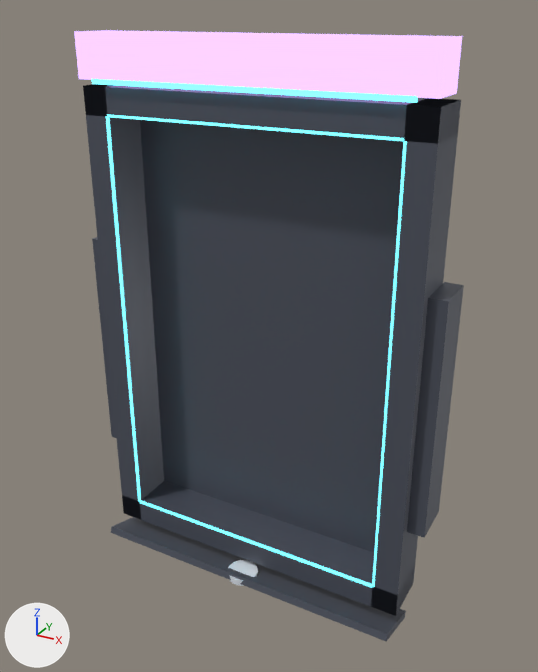
Before and after pictures for a commit that changed the glTF model web/public/models/stack_frame.glb.
The view is the same before and after, from a camera (50 mm lens) standing at (6.94, -12.14, 6.42) and looking at (0.27, 0.0, 0.35). Lighting does not change. The marker at lower left points along +X, +Y and +Z. The picture after the commit comes second. Where no turn or scale is listed for an object, it has been applied to the vertices. Vertices at exactly the same position are counted once.

Objects in the first picture: 'BackWall', 'Deck', 'LipLeft', 'LipRight', 'LipTop', 'Marquee', 'MarqueeBar', 'RailBottom', 'RailLeft', 'RailRight', 'RailTop', 'Skirt-1', 'Skirt1' and 2 more.
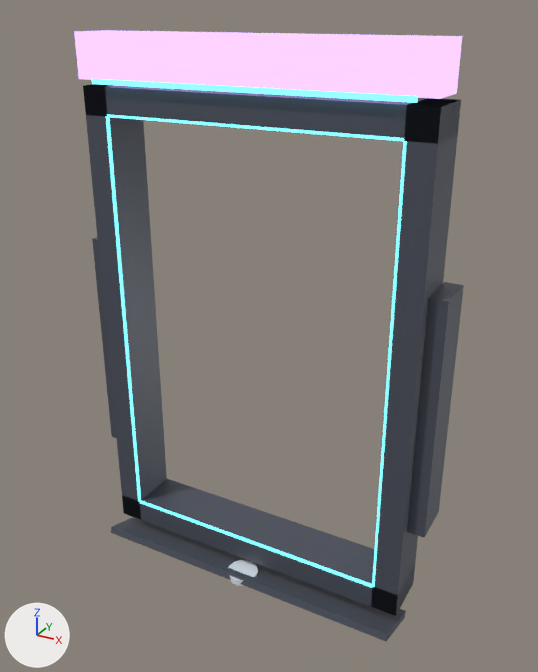
Where the change shows, as pixel boxes [x1, y1, x2, y2] in the pictures (538 x 672 px; the box of a moved part takes in the faces that stretch with it):
'BackWall', deleted: before [140, 120, 404, 552]
part 1 of me_cube_005, moved or reshaped: before [140, 120, 404, 552]; after [125, 117, 404, 141]

The change, as a diff of the scene's bpy script:
```diff
--- a/web/public/models/stack_frame.glb.py
+++ b/web/public/models/stack_frame.glb.py
@@ me_cube_005 @@
-me_cube_005.from_pydata(...)  # 8 vertices, 12 faces; spans x -3.0..3.0, y -0.05..0.05, z -4.5..4.5
-me_cube_005.materials.append(mat_shell)  # greyish blue #525763
+me_cube_005.from_pydata(...)  # 8 vertices, 12 faces; spans x -0.5..0.5, y -0.5..0.5, z -0.5..0.5
+# me_cube_005 part 1: the whole mesh is scaled about its middle by (0.167, 10, 0.111)
+me_cube_005.materials.append(mat_cyanglow)  # black #000000, glowing cyan #65f1ff
@@ me_cube_009 @@
 me_cube_009.from_pydata(...)  # 8 vertices, 12 faces; spans x -0.5..0.5, y -0.5..0.5, z -0.5..0.5
-me_cube_009.materials.append(mat_cyanglow)  # black #000000, glowing cyan #65f1ff
+me_cube_009.materials.append(mat_violetglow)  # black #000000, glowing purple #c7a5ff
@@ me_cube_011 @@
 me_cube_011.from_pydata(...)  # 8 vertices, 12 faces; spans x -0.5..0.5, y -0.5..0.5, z -0.5..0.5
-me_cube_011.materials.append(mat_cyanglow)  # black #000000, glowing cyan #65f1ff
+me_cube_011.materials.append(mat_shell)  # greyish blue #525763
@@ ob_backwall @@
-ob_backwall = bpy.data.objects.new('BackWall', me_cube_005)
-ob_backwall.location = (0.0, 0.49, 0.0)
@@ ob_deck @@
-ob_deck = bpy.data.objects.new('Deck', me_cube_012)
+ob_deck = bpy.data.objects.new('Deck', me_cube_011)
 ob_deck.location = (0.0, -0.45, -5.4)
@@ ob_liptop @@
-ob_liptop = bpy.data.objects.new('LipTop', me_cube_006)
+ob_liptop = bpy.data.objects.new('LipTop', me_cube_005)
 ob_liptop.location = (0.0, -0.53, 4.52)
```
